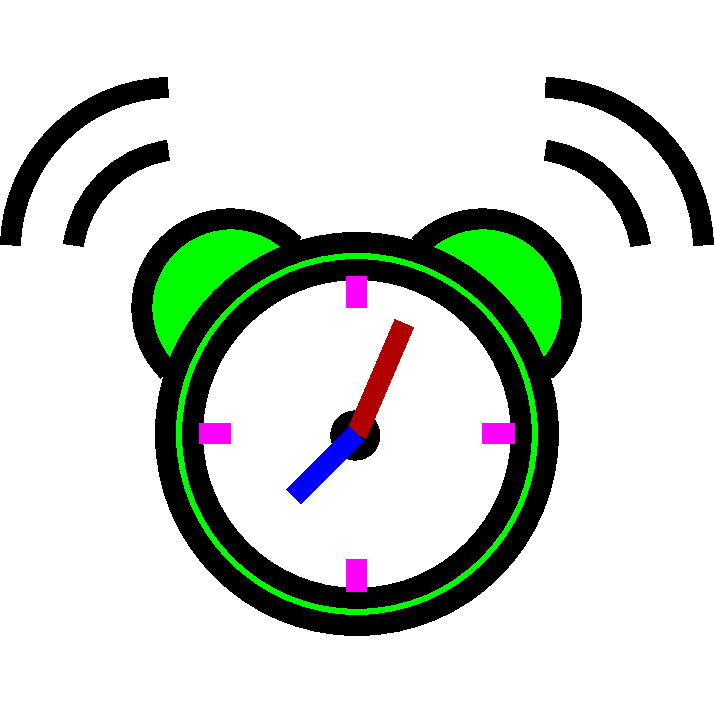
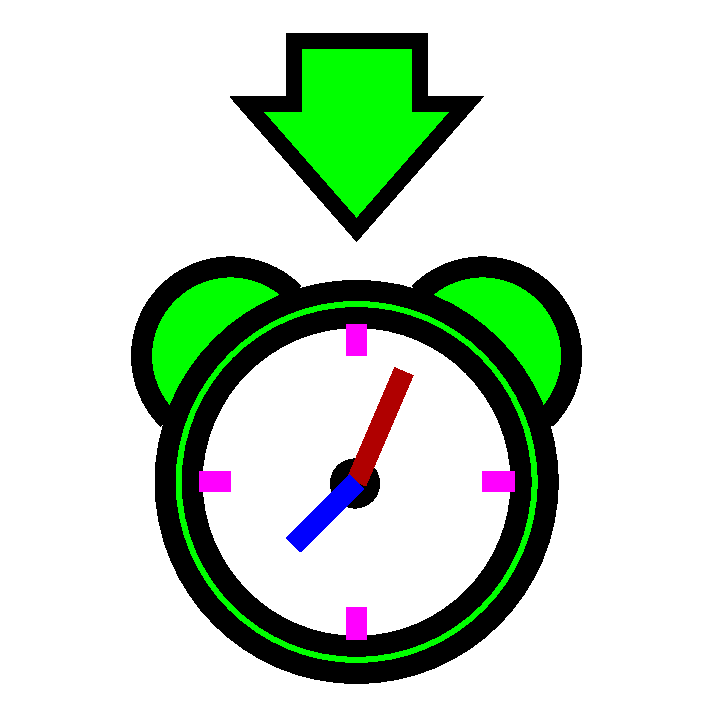
Comparing the layer stacks of the two (714, 714) images. Changes:
removed layer "Pasted Layer" over [0, 77, 714, 636]
painted on "Background" over [131, 33, 582, 684]
